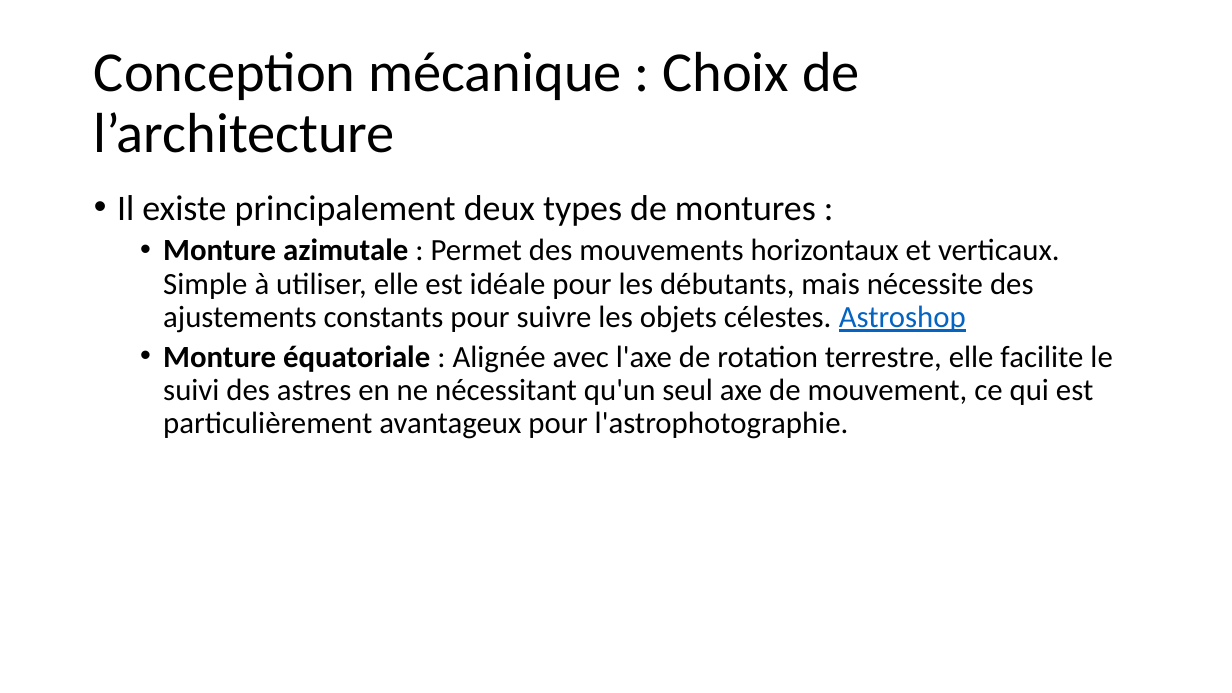
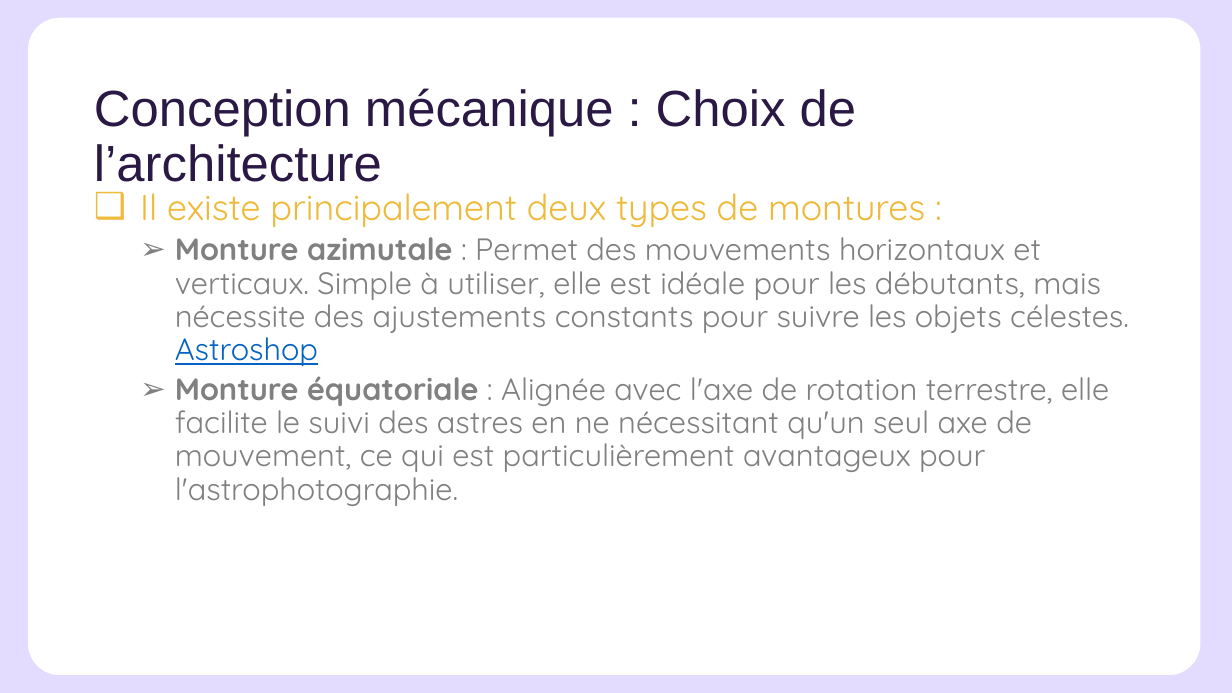
Before and after one commit to Sylvain-BROCAS/Starget, a slide deck: slide 14 of Starget.pptx. Drawn at 1232x693 pixels with LibreOffice and Linux fonts; fonts in the diff are those of the drawing; background and template pictures are left out. Boxes give left, top, right and bottom in pixels: in the first picture for what was removed or moved away, otherwise in the second. Text is boxed around its words. In the diff, an @@ line names an element or a change of style, - is before the commit and + after.

```diff
--- a/Starget.pptx
+++ b/Starget.pptx
@@ freeform shape added at [0, 0, 1232, 693], fill #E4DCFF @@
@@ title "Conception mécanique : Choix de ...": place and size @@
-title "Conception mécanique : Choix de ..." at [94, 51, 860, 153]
+title "Conception mécanique : Choix de ..." at [94, 88, 857, 182]
@@ title "Conception mécanique : Choix de ..." at [94, 88, 857, 182]: size 44 to 39.6 pt, font Calibri to Arial, text colour #000000 to #2A1944 @@
@@ text "Il existe principalement deux types ..." at [140, 193, 1129, 506]: font Calibri to Quicksand; text colour #000000 to #EDBA3A in "Il existe principalement deux types de montures ..."; text colour #000000 to #808080 in "Monture azimutale : Permet des mouvements horizontaux ...", "Monture équatoriale : Alignée avec l'axe de ..."; bullet • to ❑; bullet • to ➢ @@
```
Also in this commit, not shown: 19 other slides changed, 2 other files.
